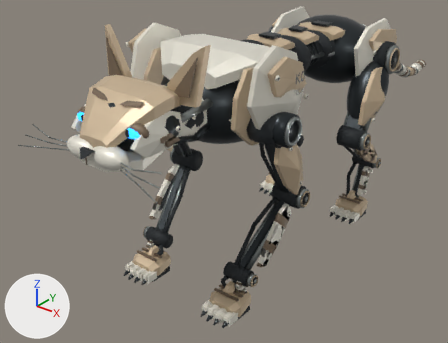
The glTF model assets/k0-tech-01/derived/meshopt/k0_tech_01_d0_lod0.meshopt.glb: old version first, new version second.
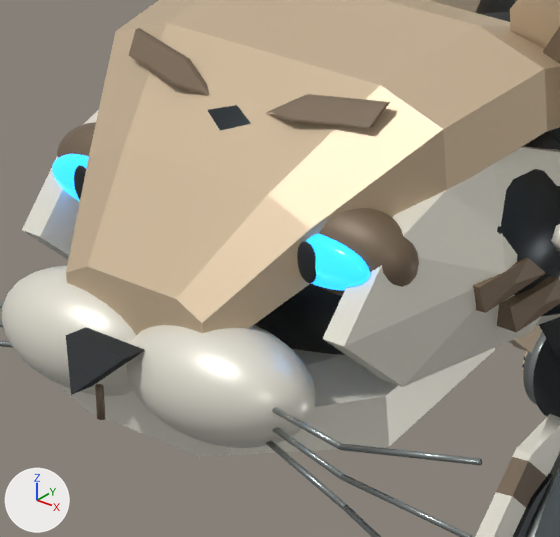
Each version appears first whole from a 50 mm camera at (0.549, -0.818, 0.604) aimed at (-0.091, -0.018, 0.108), and next in a close-up on the part from 15% to 40% of the width and 24% to 55% of the height. Every picture has the same lights, and +X, +Y and +Z are marked at lower left. The older version's two pictures come first. Vertices at exactly the same position are counted once.

Names of what the first close-up shows: 'K0_TECH_01_SKIN'.
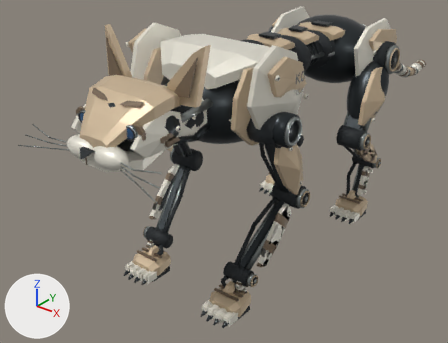
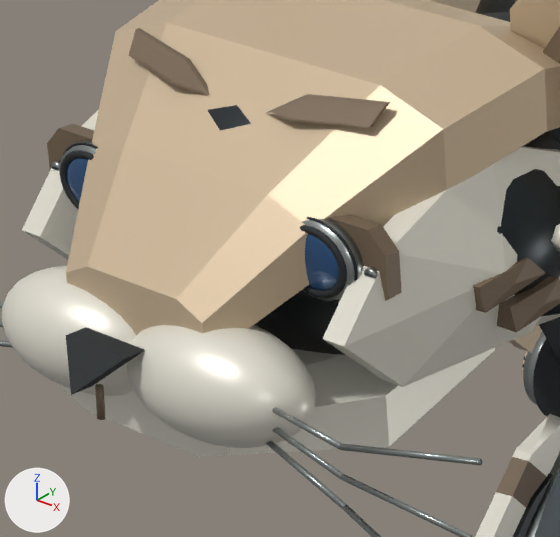
Where the change shows, as pixel boxes [x1, y1, x2, y2] in the close-ups (560 x 537 px; the box of a moved part takes in the faces that stretch with it):
part 1 of me_k0_tech_01_geometry, added (brown): after [47, 124, 94, 170]
part 2 of me_k0_tech_01_geometry, added (brown): after [328, 215, 402, 301]
part 3 of me_k0_tech_01_geometry, moved or reshaped: before [52, 122, 419, 296]; after [51, 140, 378, 302]
part 4 of me_k0_tech_01_geometry, recoloured: after [67, 168, 324, 275]
part 5 of me_k0_tech_01_geometry, recoloured: before [52, 163, 359, 291]; after [60, 168, 347, 298]

Patch to the scene script:
```diff
--- a/assets/k0-tech-01/derived/meshopt/k0_tech_01_d0_lod0.meshopt.glb.py
+++ b/assets/k0-tech-01/derived/meshopt/k0_tech_01_d0_lod0.meshopt.glb.py
@@ mat_k0_blue_coated_optical_glass @@
+mat_k0_blue_coated_optical_glass = principled_material('K0_Blue_coated_optical_glass')
+mat_k0_blue_coated_optical_glass.base_color = (0.01, 0.065, 0.18)  # dark blue #194876
+mat_k0_blue_coated_optical_glass.metallic = 0.15
+mat_k0_blue_coated_optical_glass.roughness = 0.12
+mat_k0_blue_coated_optical_glass.coat_weight = 0.65
+mat_k0_blue_coated_optical_glass.coat_roughness = 0.09
@@ me_k0_tech_01_geometry @@
 # used by ob_k0_tech_01_skin; location = (0.0, 0.0, 0.0)
-me_k0_tech_01_geometry.from_pydata(...)  # 33374 vertices, 64706 faces; spans x -0.15..0.15, y -0.405..0.642, z 0.001..0.421
+me_k0_tech_01_geometry.from_pydata(...)  # 31762 vertices, 61458 faces; spans x -0.15..0.15, y -0.405..0.642, z 0.001..0.421
+# me_k0_tech_01_geometry part 1: a new loose piece of 16 vertices spanning x -0.06..-0.019, y -0.357..-0.353, z 0.316..0.337, in mat_k0_lynx_taupe_stripes (brown #796753)
+# me_k0_tech_01_geometry part 2: a new loose piece of 16 vertices spanning x 0.019..0.06, y -0.357..-0.353, z 0.316..0.337, in mat_k0_lynx_taupe_stripes (brown #796753)
+# me_k0_tech_01_geometry part 3: 243 vertices moved from x -0.054..0.054, y -0.364..-0.355, z 0.32..0.333 to x -0.054..0.054, y -0.362..-0.357, z 0.318..0.334; 3454 vertices removed from x -0.061..0.061, y -0.364..-0.341, z 0.315..0.339; 1778 vertices added at x -0.057..0.057, y -0.362..-0.357, z 0.316..0.337
+# me_k0_tech_01_geometry part 4: 61 faces spanning x -0.048..0.044, y -0.362..-0.361, z 0.32..0.332 switch from mat_k0_carbon_seals (black #1d2226) to mat_k0_blue_coated_optical_glass (dark blue #194876)
+# me_k0_tech_01_geometry part 5: 106 faces spanning x -0.05..0.05, y -0.362..-0.36, z 0.318..0.333 switch from mat_k0_sapphire_blue_eyes (blue #2499f9, glowing blue #259dff) to mat_k0_carbon_seals (black #1d2226)
+# other edits to the shape of me_k0_tech_01_geometry do not show in these pictures
 me_k0_tech_01_geometry.materials.append(mat_k0_graphite_frame)
```
